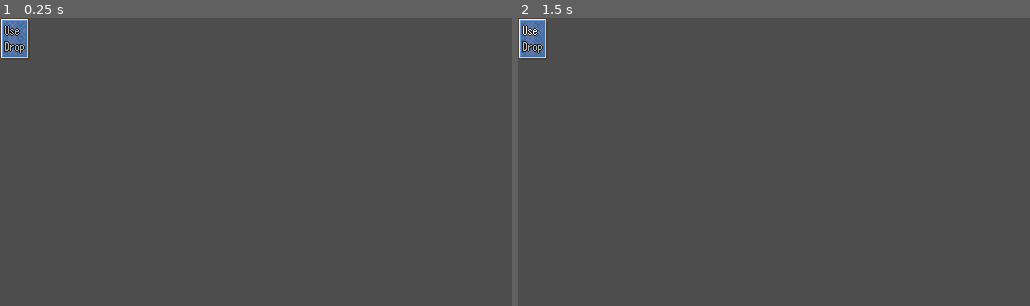
Above: before the commit, frames 1-2 (left to right).
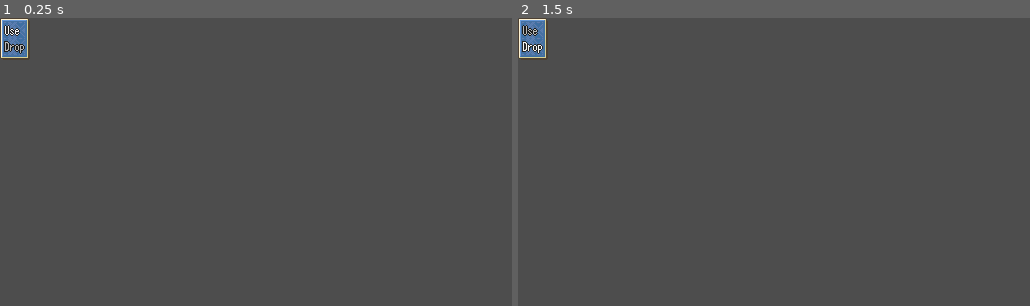
Above: after the commit, the same moments.

Repository: Sharktroid/Revenant-Ender
Game: Godot game, scene res://ui/map_ui/map_menus/item_menu/item_options_menu/item_options_menu.tscn
Same seed, same stepped clock (60 frames per second), same inputs: the game is played once before the commit and once after it. This scene is started directly instead of the project's main scene.
Inputs (mouse positions are in pixels of both pictures, inside the frame that each line leads up to):
- Up to frame 1 (0.25 s): no input
- Up to frame 2 (1.5 s): tap Enter (ui_accept) at 0.5 s; move the mouse to (886, 147) at 0.52 s; hold Right (right) 0.53-1.28 s; hold Enter (ui_accept) 0.53-1.28 s; click (886, 147) at 0.67 s; move the mouse to (671, 176) at 1.27 s; hold Down (down) from 1.28 s (still down); tap C (ranges) at 1.35 s

The runs differ from the first frame. In frame 1, less than 0.1% of the frame differs, in the area x 0-4%, y 2-6%; in frame 2, less than 0.1%, in the area x 0-5%, y 2-13%.
Error in both runs: Invalid access to property or key 'map_position' on a base object of type 'Nil'. (res://cursor/cursor_controller.gd:128)

Commit message:
Fixed menu bug when using up/down keys

Diff:
--- a/ui/map_ui/map_menus/map_menu.gd
+++ b/ui/map_ui/map_menus/map_menu.gd
@@ -64,9 +64,17 @@
 
 
 func set_current_item_node(item: HelpContainer) -> void:
-	_current_item_index = item.get_index()
+	_current_item_index = _get_visible_children().find(item)
 
 
 func get_current_item_node() -> MapMenuItem:
-	_current_item_index %= len(%Items.get_children())
-	return %Items.get_child(_current_item_index)
+	_current_item_index %= _get_visible_children().size()
+	return _get_visible_children()[_current_item_index]
+
+
+func _get_visible_children() -> Array[Node]:
+	var children: Array[Node] = []
+	for child: Node in %Items.get_children():
+		if child.visible == true:
+			children.append(child)
+	return children
